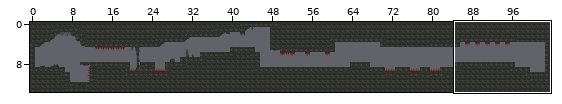
Tiled map: assets/data/stage1_caveToPond.tmx. Above: a wide view before the commit, with the close-up outlined.
Close-up. Before the edit:
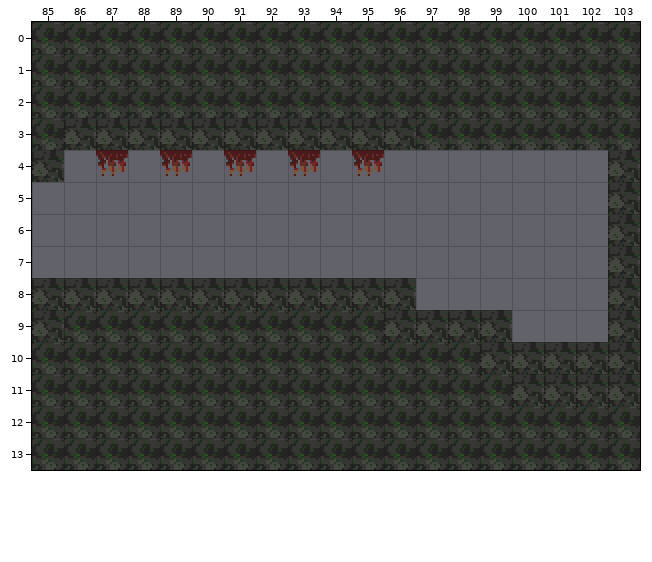
Cells are 16x16 px. Shown: x 85..103, y 0..13. The commit also changed other parts of the map, which this record leaves out. The old version is drawn lined up with the new one.
The same view after the edit:
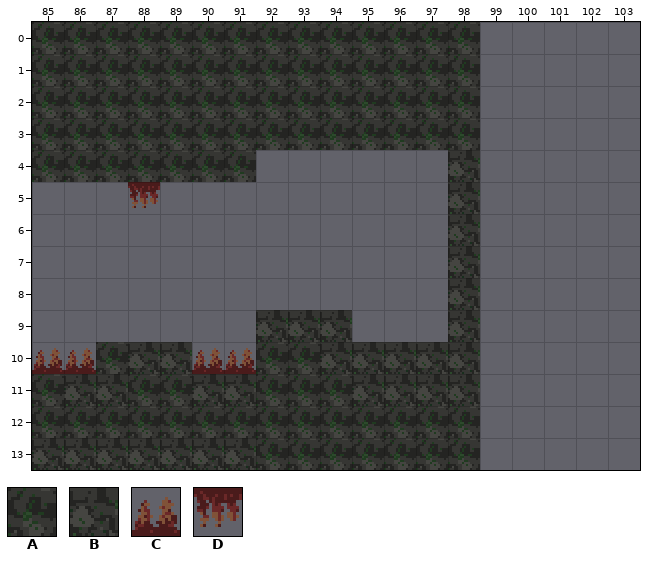
Key: from "tileset_new.png": A 96, B 97, C 144, D 149.
_ is an empty cell.
Tiles replaced or removed in this view: A, B, D.
Edits made:
Changed rows in their new state; . is an unchanged cell.
map size 104x14 -> 99x14 cells
Layer "tiles":
first column x 85:
 0 .............._____
 1 .............._____
 2 .............._____
 3 .AAAAAAAAAAA.._____
 4 AAAAAAA._._..B...._
 5 ...D.........B...._
 6 .............B...._
 7 .............B...._
 8 ____________.B...._
 9 _______BBB___._..._
10 CC.BBCC..BBBBB_____
11 .BB..BB...BBBB_____
12 .............._____
13 BBBBBBB......._____
Where, in picture pixels (left, top, right, bottom), the same in both close-ups:
changed: (32, 22, 640, 470)
